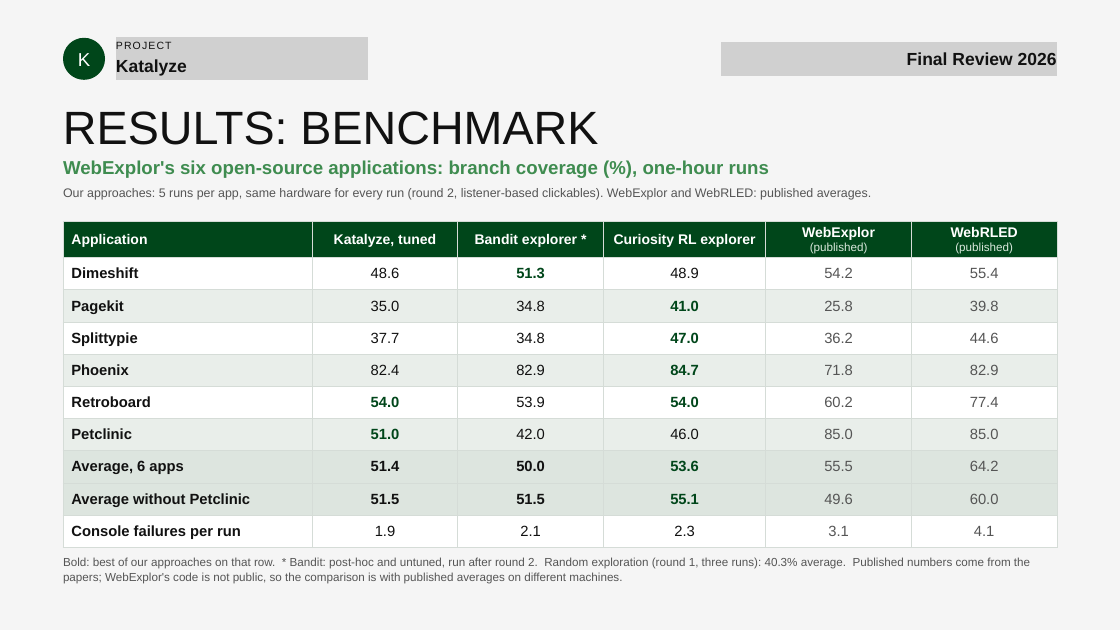
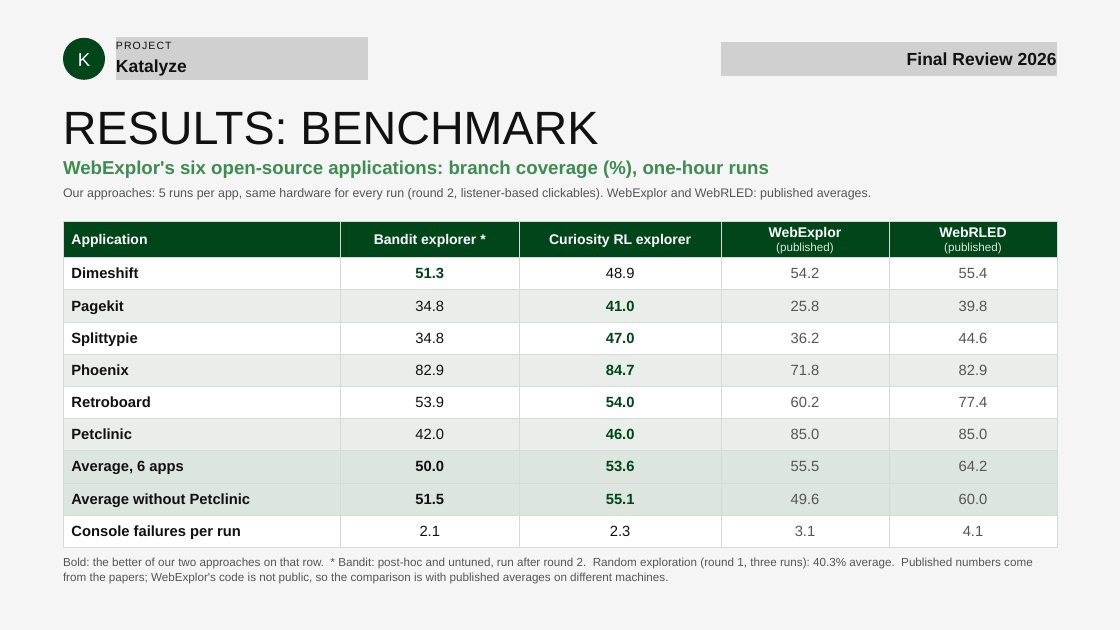
Before and after one commit to Rustlogan2k/Autonomous-web-testing-agent, a slide deck: slide 18 of Katalyze_Final_Review.pptx. Drawn at 1120x630 pixels with LibreOffice and Linux fonts; fonts in the diff are those of the drawing; grey boxes stand for pictures. Boxes give left, top, right and bottom in pixels: in the first picture for what was removed or moved away, otherwise in the second. Text is boxed around its words. In the diff, an @@ line names an element or a change of style, - is before the commit and + after.

```diff
--- a/Katalyze_Final_Review.pptx
+++ b/Katalyze_Final_Review.pptx
@@ table at [63,221,1057,543] @@
-column 2: Katalyze, tuned | 48.6 | 35.0 | 37.7 | 82.4 | 54.0 | 51.0 | 51.4 | 51.5 | 1.9
@@ text at [63,557,1033,584]: text changed @@
-Bold: best of our approaches on that row. * Bandit: post-hoc and untuned, run after round 2. Random exploration (round 1, three runs): 40.3% average. Published numbers come from the papers; WebExplor's code is not public, so the comparison is with published averages on different machines.
+Bold: the better of our two approaches on that row. * Bandit: post-hoc and untuned, run after round 2. Random exploration (round 1, three runs): 40.3% average. Published numbers come from the papers; WebExplor's code is not public, so the comparison is with published averages on different machines.
```
Also in this commit, not shown: 2 other slides changed.
